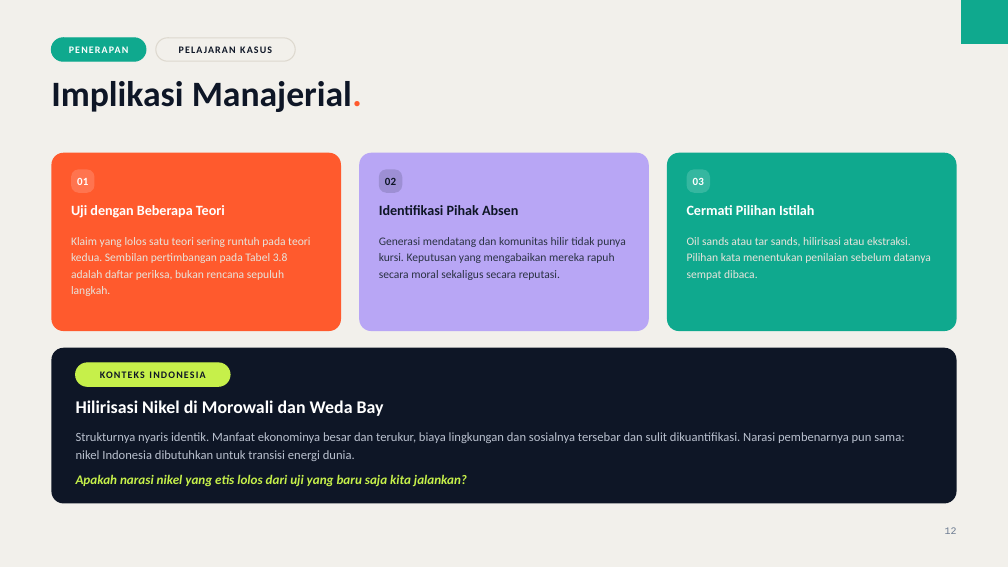
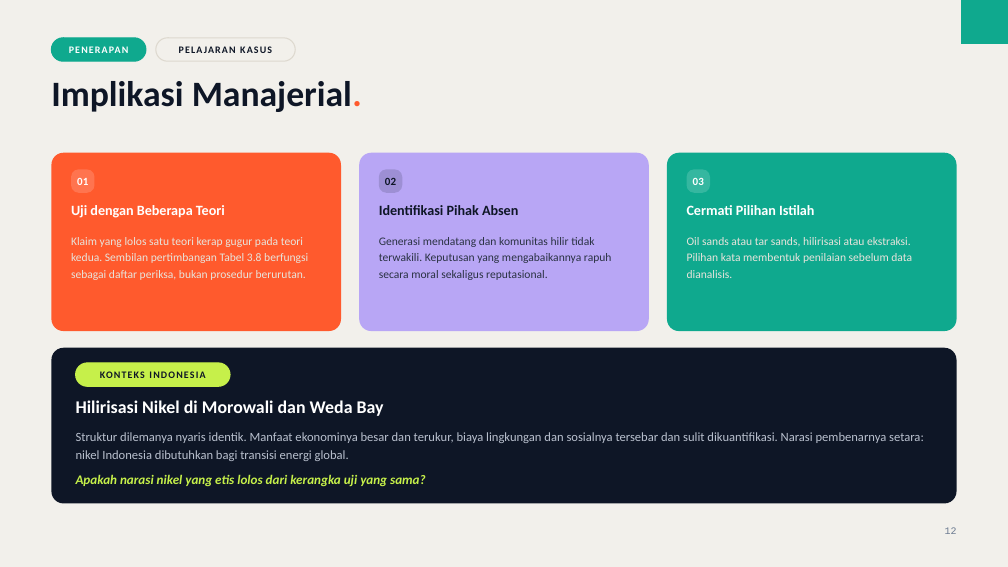
Before and after one commit to aslihabnuri/Dom-Manipulation, a slide deck: slide 12 of business-ethics/chapter-3/decks/Deck-2-Analisis-Kasus-Oil-Sands.pptx. Drawn at 1008x567 pixels with LibreOffice and Linux fonts; fonts in the diff are those of the drawing. Boxes give left, top, right and bottom in pixels: in the first picture for what was removed or moved away, otherwise in the second. Text is boxed around its words. In the diff, an @@ line names an element or a change of style, - is before the commit and + after.

```diff
--- a/business-ethics/chapter-3/decks/Deck-2-Analisis-Kasus-Oil-Sands.pptx
+++ b/business-ethics/chapter-3/decks/Deck-2-Analisis-Kasus-Oil-Sands.pptx
@@ text at box(71, 237, 308, 280): text changed @@
-Klaim yang lolos satu teori sering runtuh pada teori kedua. Sembilan pertimbangan pada Tabel 3.8 adalah daftar periksa, bukan rencana sepuluh langkah.
+Klaim yang lolos satu teori kerap gugur pada teori kedua. Sembilan pertimbangan Tabel 3.8 berfungsi sebagai daftar periksa, bukan prosedur berurutan.
@@ text at box(379, 237, 612, 280): text changed @@
-Generasi mendatang dan komunitas hilir tidak punya kursi. Keputusan yang mengabaikan mereka rapuh secara moral sekaligus secara reputasi.
+Generasi mendatang dan komunitas hilir tidak terwakili. Keputusan yang mengabaikannya rapuh secara moral sekaligus reputasional.
@@ text at box(687, 237, 912, 278): text changed @@
-Oil sands atau tar sands, hilirisasi atau ekstraksi. Pilihan kata menentukan penilaian sebelum datanya sempat dibaca.
+Oil sands atau tar sands, hilirisasi atau ekstraksi. Pilihan kata membentuk penilaian sebelum data dianalisis.
@@ text at box(76, 432, 924, 461): text changed @@
-Strukturnya nyaris identik. Manfaat ekonominya besar dan terukur, biaya lingkungan dan sosialnya tersebar dan sulit dikuantifikasi. Narasi pembenarnya pun sama: nikel Indonesia dibutuhkan untuk transisi energi dunia.
+Struktur dilemanya nyaris identik. Manfaat ekonominya besar dan terukur, biaya lingkungan dan sosialnya tersebar dan sulit dikuantifikasi. Narasi pembenarnya setara: nikel Indonesia dibutuhkan bagi transisi energi global.
@@ text at box(76, 474, 426, 486): text changed @@
-Apakah narasi nikel yang etis lolos dari uji yang baru saja kita jalankan?
+Apakah narasi nikel yang etis lolos dari kerangka uji yang sama?
```
Also in this commit, not shown: 13 other slides changed, 5 other files.
